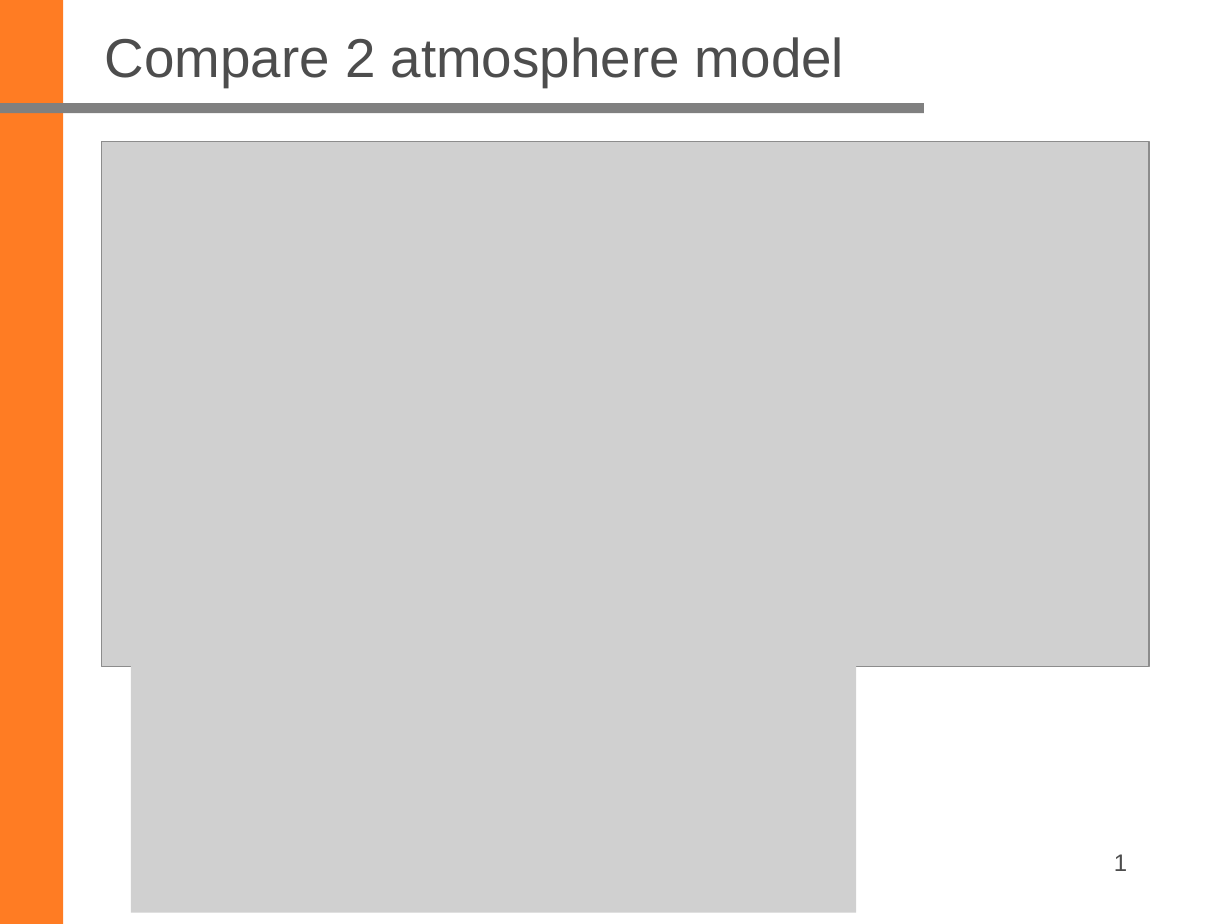
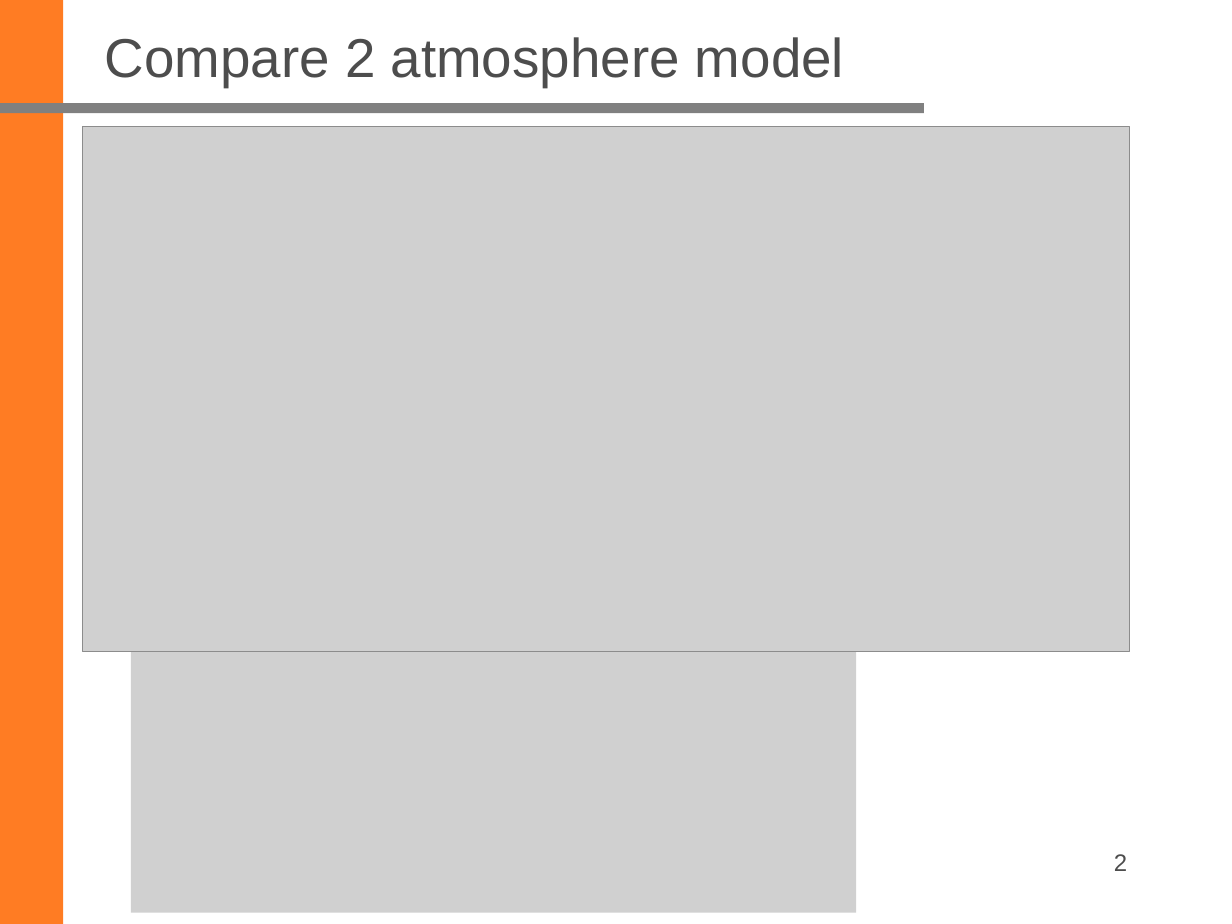
Before and after one commit to ziqing97/Seminar-Aktuelle-Geodaetische-Satelliten-missionen, a slide deck: slide 2 of Project_Space_Debris/Ordner_Yu/Folien/20230123.pptx (slide 1 before the commit). Drawn at 1232x924 pixels with LibreOffice and Linux fonts; fonts in the diff are those of the drawing; grey boxes stand for pictures; background and template pictures are left out. Boxes give left, top, right and bottom in pixels: in the first picture for what was removed or moved away, otherwise in the second. Text is boxed around its words. In the diff, an @@ line names an element or a change of style, - is before the commit and + after.

```diff
--- a/Project_Space_Debris/Ordner_Yu/Folien/20230123.pptx
+++ b/Project_Space_Debris/Ordner_Yu/Folien/20230123.pptx
@@ picture: place and size @@
-picture at (102,142,1149,667)
+picture at (83,127,1130,652)
@@ page number at (1114,854,1127,871): text changed @@
-1
+2
```
Also in this commit, not shown: 1 other slide changed, 1 slide added, 8 other files.
